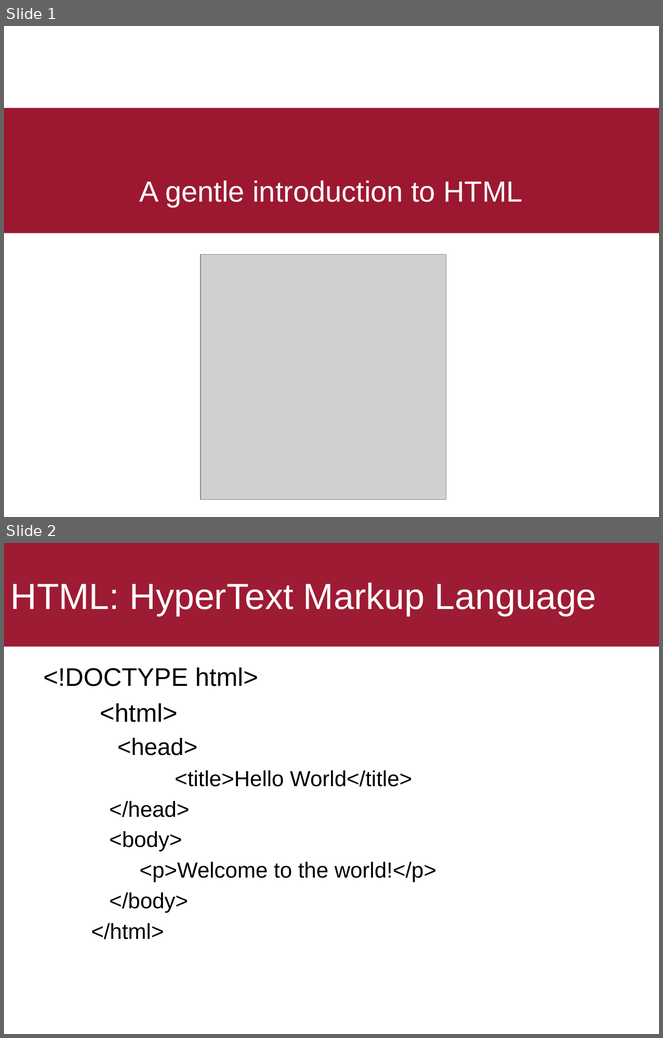
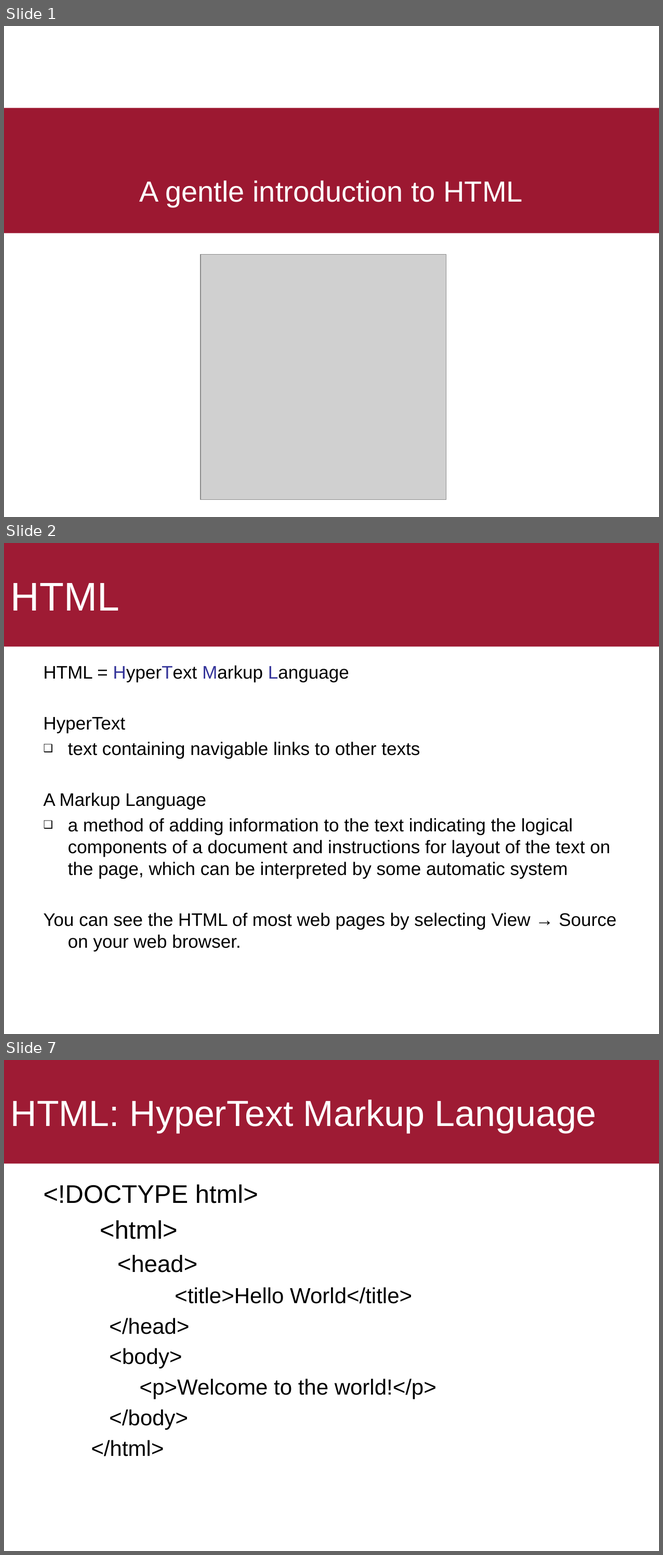
Before and after one commit to ekof-dss/teaching-samples-2021-22, a slide deck: presentations/03-01-html.ppt. Shown one above the other, each under a label of ours: slides 1 and 2 before the commit, slides 1, 2 and 7 after it; the slides between them are not shown. The pictures are 663x1038 and 663x1555 pixels, drawn with LibreOffice and Linux fonts; fonts in the diff are those of the drawing; grey boxes stand for pictures. Boxes give left, top, right and bottom in pixels: in the first picture for what was removed or moved away, otherwise in the second. Text is boxed around its words. In the diff, an @@ line names an element or a change of style, - is before the commit and + after.

```diff
--- a/presentations/03-01-html.ppt
+++ b/presentations/03-01-html.ppt
@@ slide 2 added at [4, 543, 659, 1034], background #FFFFFF @@
@@ title added at [4, 543, 659, 646], fill #9E1B34, 44 pt, text #FFFFFF @@
+HTML
@@ text added at [44, 665, 617, 952], 20 pt, text #000000 @@
+HTML = HyperText Markup Language
+HyperText
+❑ text containing navigable links to other texts
+A Markup Language
+❑ a method of adding information to the text indicating the logical components of a document and instructions for layout of the text on the page, which can be interpreted by some automatic system
+You can see the HTML of most web pages by selecting View → Source on your web browser.
@@ what was slide 2 is now slide 7 @@
```
Also in this commit, not shown: 4 other slides added, 1 other file.
